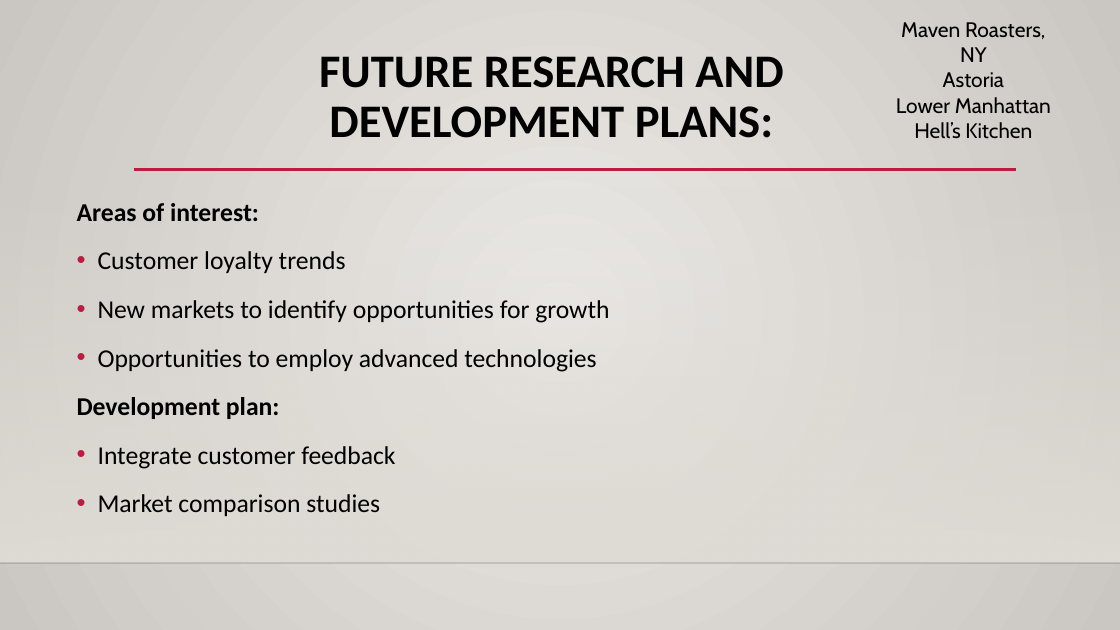
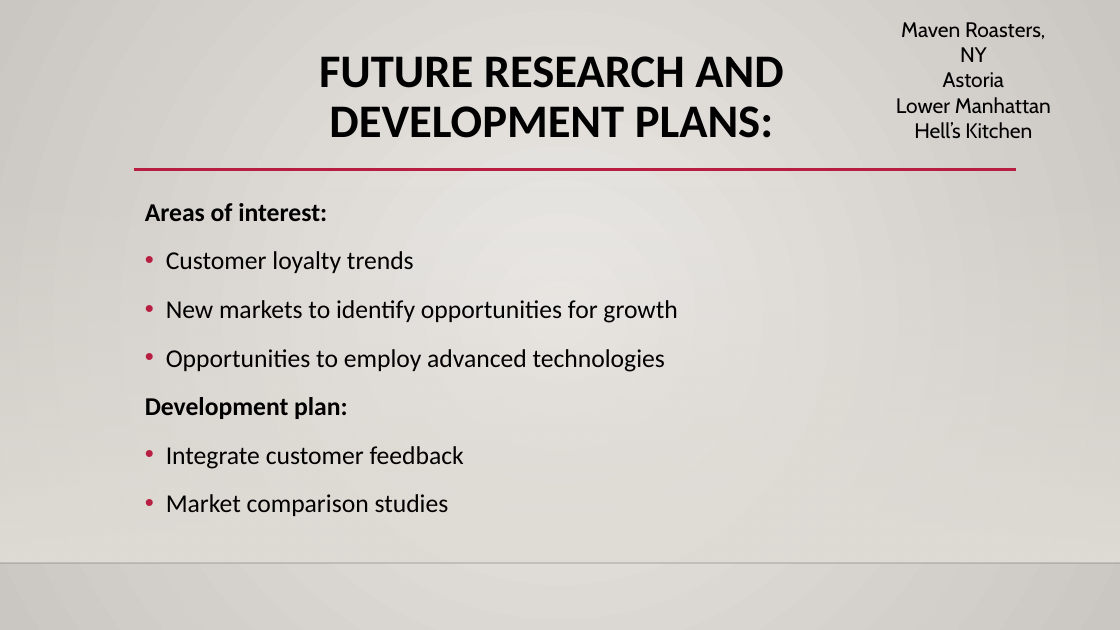
Before and after one commit to cedetraz96/Coffee_Crew, a slide deck: slide 15 of Maven Roasters Project1.pptx (slide 14 before the commit). Drawn at 1120x630 pixels with LibreOffice and Linux fonts; fonts in the diff are those of the drawing; background and template pictures are left out. Boxes give left, top, right and bottom in pixels: in the first picture for what was removed or moved away, otherwise in the second. Text is boxed around its words. In the diff, an @@ line names an element or a change of style, - is before the commit and + after.

```diff
--- a/Maven Roasters Project1.pptx
+++ b/Maven Roasters Project1.pptx
@@ text "Areas of interest:": place and size @@
-text "Areas of interest:" at <box>77,203,609,516</box>
+text "Areas of interest:" at <box>145,203,677,516</box>
```
Also in this commit, not shown: 3 other slides changed, 2 slides added, 1 slide removed.
